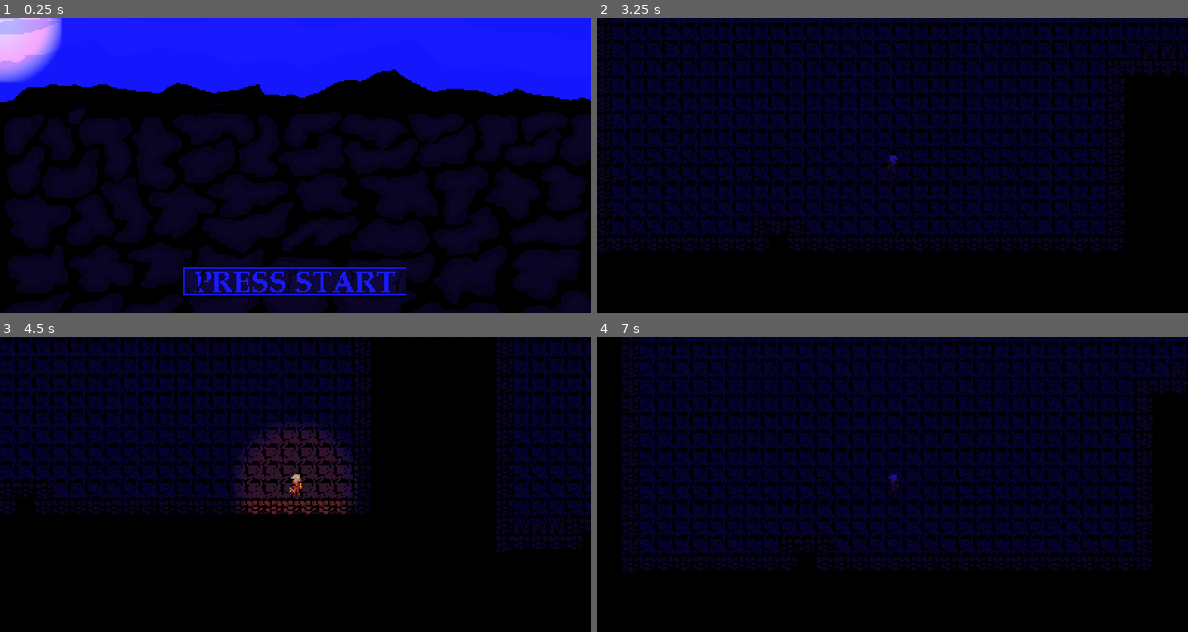
Above: before the commit, frames 1-4 (two rows, left to right).
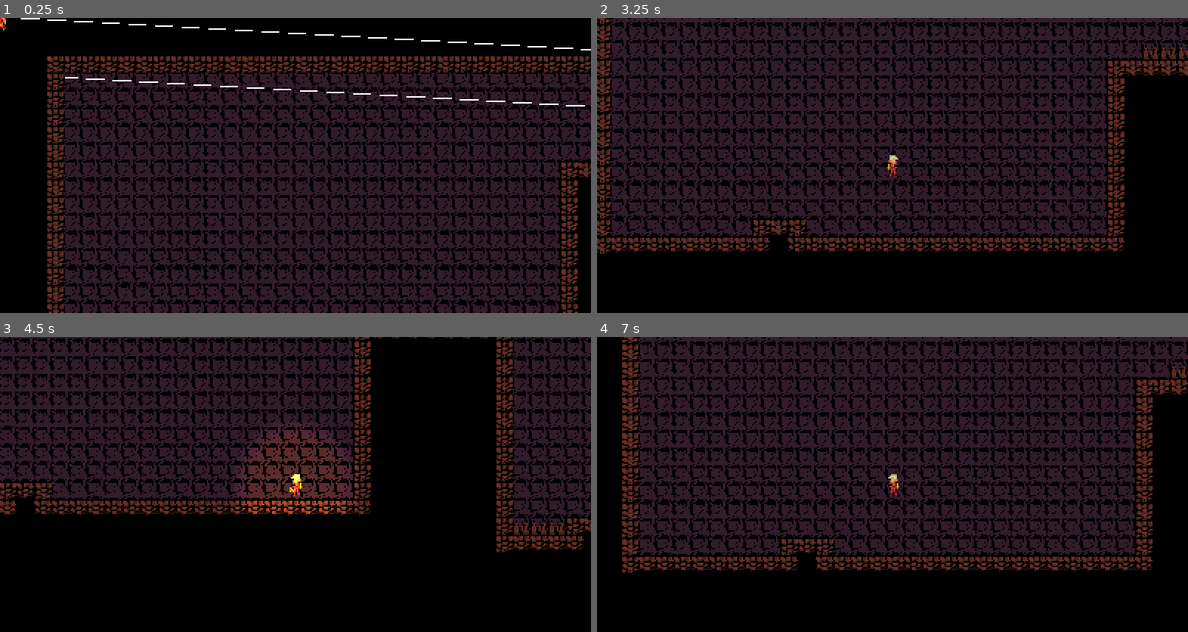
Above: after the commit, the same moments.

Repository: Mohamedyk10/inoxxtag-unclimb
Game: Godot game, scene res://main.tscn
The game is run twice, just before and just after one commit, with the same random seed, the same clock (stepped at 60 frames per second) and the same inputs.
Inputs:
- Up to frame 1 (0.25 s): no input
- Up to frame 2 (3.25 s): tap Enter at 0.5 s; hold Shift (HOLD) 0.53-1.28 s; hold Right (RIGHT) 0.53-2.03 s; tap Space (JUMP) at 0.77, 1.52, 3.02 s; tap E (USE_LANTERN) at 1.35, 2.85 s; hold Left (LEFT) 2.03-2.78 s; hold Shift (HOLD) 2.03-2.78 s; hold Right (RIGHT) from 2.78 s (still down)
- Up to frame 3 (4.5 s): hold Shift (HOLD) 3.53-4.28 s; tap Space (JUMP) at 3.77 s; release Right (RIGHT) at 4.28 s; hold Left (LEFT) from 4.28 s (still down); tap E (USE_LANTERN) at 4.35 s
- Up to frame 4 (7 s): tap Space (JUMP) at 4.52, 6.02, 6.77 s; release Left (LEFT) at 5.03 s; hold Right (RIGHT) 5.03-5.78 s; hold Shift (HOLD) 5.03-5.78 s; hold Left (LEFT) from 5.78 s (still down); tap E (USE_LANTERN) at 5.85 s; hold Shift (HOLD) from 6.53 s (still down)

The runs differ from the first frame. In frame 1, 88% of the frame differs, in the area x 0-100%, y 0-100%; in frame 2, 48%; in frame 3, 32%; in frame 4, 48%.

Commit message:
Added spike hitbox

Diff:
--- a/inoxtag-unclimb/levels.tscn
+++ b/inoxtag-unclimb/levels.tscn
@@ -14,7 +14,8 @@
 1:1/0 = 0
 
 [sub_resource type="TileSet" id="TileSet_hbfth"]
-physics_layer_0/collision_layer = 1
+physics_layer_0/collision_layer = 2
+physics_layer_0/collision_mask = 2
 sources/0 = SubResource("TileSetAtlasSource_5k54k")
 
 [sub_resource type="TileSetAtlasSource" id="TileSetAtlasSource_hbfth"]
@@ -24,9 +25,12 @@
 2:0/0 = 0
 3:0/0 = 0
 0:1/0 = 0
+0:1/0/physics_layer_0/polygon_0/points = PackedVector2Array(-8, -8, 8, -8, 8, 8, -8, 8)
 1:1/0 = 0
 
 [sub_resource type="TileSet" id="TileSet_02xe8"]
+physics_layer_0/collision_layer = 1
+physics_layer_0/collision_priority = 2.0
 sources/0 = SubResource("TileSetAtlasSource_hbfth")
 
 [node name="Levels" type="Node2D"]
--- a/inoxtag-unclimb/main.tscn
+++ b/inoxtag-unclimb/main.tscn
@@ -14,17 +14,19 @@
 position = Vector2(177, 163)
 
 [node name="Player" parent="." instance=ExtResource("1_ig7tw")]
-position = Vector2(300, 300)
+position = Vector2(2280, 805)
 
 [node name="Camera2D" type="Camera2D" parent="Player"]
 limit_left = 0
 limit_top = 0
 
 [node name="HUD" parent="." instance=ExtResource("3_h2yge")]
+visible = false
 
-[node name="ZipLine" parent="." instance=ExtResource("4_1bvp3")]
+[node name="ZipLine2" parent="." instance=ExtResource("4_1bvp3")]
 
 [node name="DirectionalLight2D" type="DirectionalLight2D" parent="."]
+visible = false
 color = Color(1, 1, 0, 1)
 energy = 0.9
 blend_mode = 1
--- a/inoxtag-unclimb/player.gd
+++ b/inoxtag-unclimb/player.gd
@@ -147,3 +147,6 @@
 	else:
 		$PointLight2D.hide()
 	move_and_slide()
+
+func _on_area_2d_body_entered(body: Node2D) -> void:
+	position = START_COORDINATES
--- a/inoxtag-unclimb/player.tscn
+++ b/inoxtag-unclimb/player.tscn
@@ -135,10 +135,17 @@
 fill = 1
 fill_from = Vector2(0.5, 0.5)
 
+[sub_resource type="RectangleShape2D" id="RectangleShape2D_op7ga"]
+size = Vector2(33, 68)
+
 [node name="Player" type="CharacterBody2D"]
+collision_layer = 2
+collision_mask = 2
 script = ExtResource("1_onrkg")
 
 [node name="CollisionShape2D" type="CollisionShape2D" parent="."]
+light_mask = 2
+visibility_layer = 2
 position = Vector2(2.5, 4.5)
 shape = SubResource("RectangleShape2D_4flbx")
 
@@ -155,3 +162,12 @@
 range_item_cull_mask = 1023
 texture = SubResource("GradientTexture2D_q13i1")
 texture_scale = 2.0
+
+[node name="Area2D" type="Area2D" parent="."]
+collision_priority = 2.0
+
+[node name="CollisionShape2D" type="CollisionShape2D" parent="Area2D"]
+position = Vector2(2.5, 6)
+shape = SubResource("RectangleShape2D_op7ga")
+
+[connection signal="body_entered" from="Area2D" to="." method="_on_area_2d_body_entered"]
Not shown: 1 places in inoxtag-unclimb/player.tscn that only renumber resources
